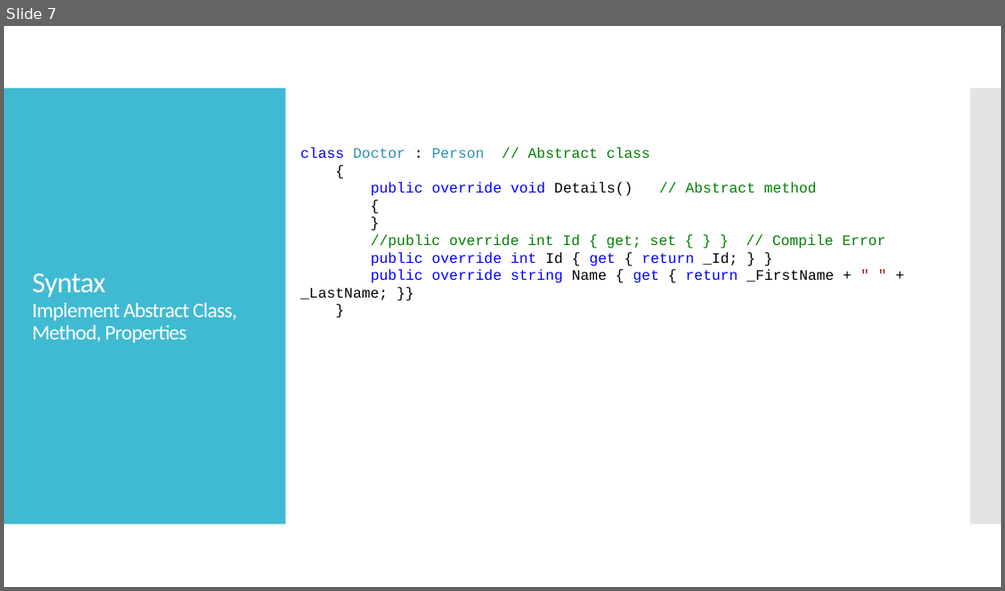
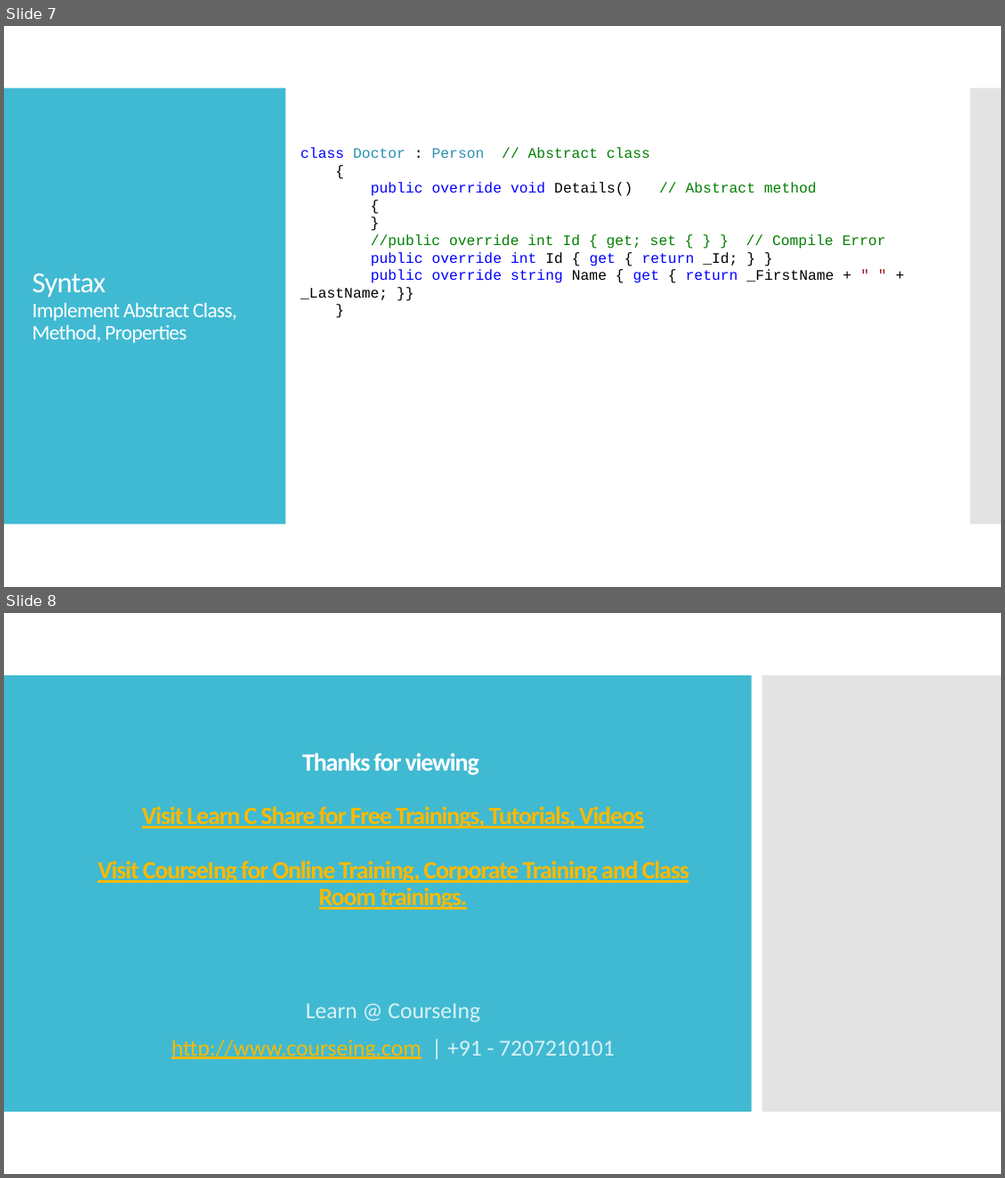
Before and after one commit to courseing/csharp-training, a slide deck: PPTs/C Sharp - Abstract Class.pptx. Shown one above the other, each under a label of ours: slide 7 before the commit, slides 7 and 8 after it. The pictures are 1005x591 and 1005x1178 pixels, drawn with LibreOffice and Linux fonts; fonts in the diff are those of the drawing. Boxes give left, top, right and bottom in pixels: in the first picture for what was removed or moved away, otherwise in the second. Text is boxed around its words. In the diff, an @@ line names an element or a change of style, - is before the commit and + after.

```diff
--- a/PPTs/C Sharp - Abstract Class.pptx
+++ b/PPTs/C Sharp - Abstract Class.pptx
@@ slide 8 added at (x1=4, y1=613, x2=1001, y2=1174), background #FFFFFF @@
@@ rectangle added at (x1=4, y1=675, x2=752, y2=1111), fill #40BAD2 @@
@@ rectangle added at (x1=762, y1=675, x2=1001, y2=1111), fill #C8C8C8 at 50% opacity @@
@@ title added at (x1=97, y1=753, x2=689, y2=909), 24 pt, text #FAB900, bold, underline @@
+Thanks for viewing
+Visit Learn C Share for Free Trainings, Tutorials, Videos
+Visit CourseIng for Online Training, Corporate Training and Class Room trainings.
@@ subtitle added at (x1=171, y1=1003, x2=615, y2=1060), 22 pt, text #D9F1F6 @@
+Learn @ CourseIng
+http://www.courseing.com | +91 - 7207210101
```
Also in this commit, not shown: 31 other files.
